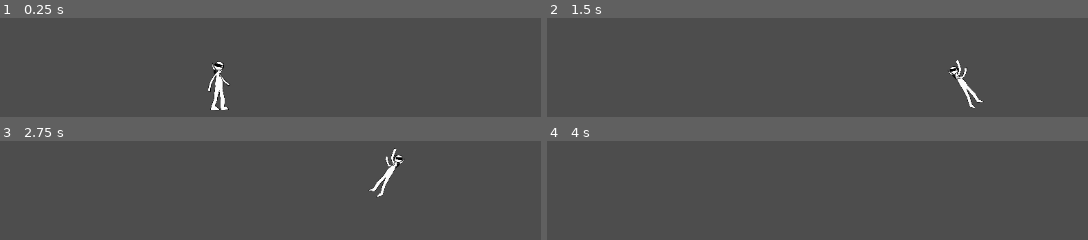
Above: before the commit, frames 1-4 (two rows, left to right).
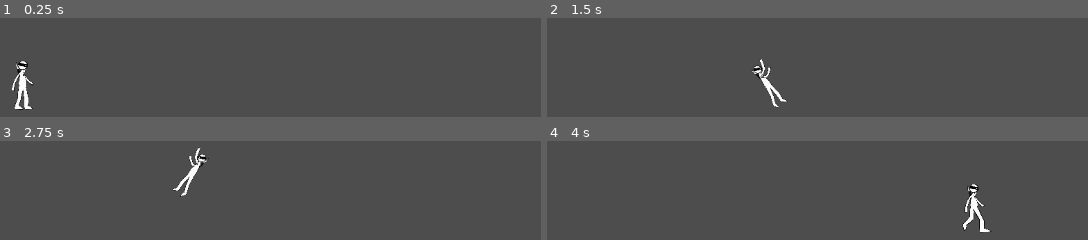
Above: after the commit, the same moments.

Repository: TheMenti/brushman
Game: Godot game, scene res://scenes/game.tscn
Two runs of this game, one before a commit and one after it. Both use one fixed random seed, a clock stepped at 60 frames per second and the inputs below.
Inputs (mouse positions are in pixels of both pictures, inside the frame that each line leads up to):
- Up to frame 1 (0.25 s): no input
- Up to frame 2 (1.5 s): tap Enter at 0.5 s; move the mouse to (866, 33) at 0.52 s; press the mouse at (866, 33) at 0.53 s; hold Right (move_right) from 0.53 s (still down); tap Space (jump) at 0.77, 0.8, 1.07, 1.35 s; move the mouse to (outside the picture) at 1.27 s; release the mouse at (outside the picture) at 1.28 s
- Up to frame 3 (2.75 s): tap Space (jump) at 1.52, 1.82, 2.3 s; click (outside the picture) at 1.55 s; move the mouse to (outside the picture) at 2.02 s; release Right (move_right) at 2.03 s; press the mouse at (outside the picture) at 2.03 s; hold Left (move_left) from 2.03 s (still down)
- Up to frame 4 (4 s): move the mouse to (outside the picture) at 2.77 s; release Left (move_left) at 2.78 s; release the mouse at (outside the picture) at 2.78 s; hold Right (move_right) from 2.78 s (still down); click (outside the picture) at 2.85 s; tap Space (jump) at 3.02, 3.32 s; move the mouse to (outside the picture) at 3.52 s; hold Space (jump) from 3.53 s (still down)

The runs differ from the first frame. In frame 1, 1.8% of the frame differs, in the area x 2-43%, y 43-93%; in frame 2, 1.4%; in frame 3, 1.4%; in frame 4, 0.9%.

Commit message:
Added hitting mechanic based on entity faction

Diff:
--- a/brushman/scenes/game.tscn
+++ b/brushman/scenes/game.tscn
@@ -2,9 +2,11 @@
 
 [ext_resource type="Script" uid="uid://dqe1o8gtmhpc5" path="res://scripts/stats.gd" id="1_dinhu"]
 [ext_resource type="PackedScene" uid="uid://dx6sjq6wj7efm" path="res://scenes/player.tscn" id="1_uwrxv"]
-[ext_resource type="Script" uid="uid://dj7bg4bqfc1h1" path="res://scripts/player.gd" id="2_yqjtg"]
 
 [sub_resource type="WorldBoundaryShape2D" id="WorldBoundaryShape2D_uwrxv"]
+
+[sub_resource type="CircleShape2D" id="CircleShape2D_yqjtg"]
+radius = 40.0
 
 [sub_resource type="Resource" id="Resource_lnu2h"]
 script = ExtResource("1_dinhu")
@@ -14,6 +16,7 @@
 metadata/_custom_type_script = "uid://dqe1o8gtmhpc5"
 
 [node name="Game" type="Node2D" unique_id=595699884]
+position = Vector2(-19, 105)
 
 [node name="StaticBody2D" type="StaticBody2D" parent="." unique_id=1759053786]
 
@@ -25,6 +28,6 @@
 position = Vector2(597, -433)
 
 [node name="Player" parent="." unique_id=893161433 instance=ExtResource("1_uwrxv")]
-position = Vector2(414, -379)
-script = ExtResource("2_yqjtg")
+position = Vector2(430, -398)
+hitbox_shape = SubResource("CircleShape2D_yqjtg")
 stats = SubResource("Resource_lnu2h")
--- a/brushman/scenes/player.tscn
+++ b/brushman/scenes/player.tscn
@@ -1,6 +1,6 @@
 [gd_scene format=3 uid="uid://dx6sjq6wj7efm"]
 
-[ext_resource type="Script" uid="uid://dqe1o8gtmhpc5" path="res://scripts/stats.gd" id="1_3v2ag"]
+[ext_resource type="Script" uid="uid://dj7bg4bqfc1h1" path="res://scripts/player.gd" id="1_d2wvv"]
 [ext_resource type="Texture2D" uid="uid://211niqufs58i" path="res://sprites/Static.png" id="2_smehm"]
 [ext_resource type="Texture2D" uid="uid://ciwpy2nrflh13" path="res://sprites/Walking/1.png" id="3_fjrip"]
 [ext_resource type="Texture2D" uid="uid://613m0f8ydhck" path="res://sprites/jumping/5.png" id="4_jej6c"]
@@ -11,80 +11,6 @@
 [ext_resource type="Texture2D" uid="uid://v8x6dfctaxkb" path="res://sprites/Walking/3.png" id="5_ur7pv"]
 [ext_resource type="Texture2D" uid="uid://dbhqbbi83inwf" path="res://sprites/Walking/4.png" id="6_y4r1p"]
 [ext_resource type="Texture2D" uid="uid://dj2j5gvesgdpy" path="res://sprites/Walking/5.png" id="7_d2wvv"]
-
-[sub_resource type="GDScript" id="GDScript_jej6c"]
-script/source = "extends CharacterBody2D
-@onready var _animated_sprite = $player_animated_sprites
-const attack_hitbox = preload(\"res://scripts/hitbox.gd\")
-@export var stats : Stats
-
-#const Movement = preload(\"movemente.gd\")
-@onready var SPEED = stats.speed
-const JUMP_VELOCITY = -300.0
-
-func play_anim(name: String) -> void:
-	if _animated_sprite.animation != name:
-		_animated_sprite.play(name)
-
-func _physics_process(delta: float) -> void:
-
-	# Gravità
-	if not is_on_floor():
-		velocity += get_gravity() * delta
-
-
-
-	# Salto
-	if Input.is_action_just_pressed(\"jump\") and is_on_floor():
-		velocity.y = JUMP_VELOCITY
-		play_anim(\"jumping\")
-
-
-	elif Input.is_action_pressed(\"jump\") and not is_on_floor():
-		velocity.y += delta * JUMP_VELOCITY - 3
-		if velocity.y > 0:
-			play_anim(\"falling\")
-		else:
-			play_anim(\"jumping\")
-
-	# Movimento orizzontale
-	var direction := Input.get_axis(\"move_left\", \"move_right\")
-
-	if direction:
-		velocity.x = direction * SPEED
-		_animated_sprite.flip_h = direction < 0
-		if is_on_floor():
-			play_anim(\"walking\")
-	else:
-		velocity.x = move_toward(velocity.x, 0, SPEED)
-		if is_on_floor():
-			play_anim(\"default\")
-
-	# Animazione in aria
-	if not is_on_floor():
-		if velocity.y > 0:
-			play_anim(\"falling\")
-		else:
-			play_anim(\"jumping\")
-
-
-	move_and_slide()
-
-func attack():
-	if Input.is_action_pressed(\"brush_attack\"):
-		#attack_hitbox.new()
-		pass
-
-
-"
-
-[sub_resource type="Resource" id="Resource_d2wvv"]
-resource_local_to_scene = true
-script = ExtResource("1_3v2ag")
-base_health = 5.0
-base_damage = 1.0
-speed = 300.0
-metadata/_custom_type_script = "uid://dqe1o8gtmhpc5"
 
 [sub_resource type="SpriteFrames" id="SpriteFrames_g2els"]
 animations = [{
@@ -143,20 +69,19 @@
 }]
 
 [sub_resource type="CapsuleShape2D" id="CapsuleShape2D_3v2ag"]
-height = 68.0
+radius = 13.0
+height = 78.0
 
 [node name="Player" type="CharacterBody2D" unique_id=893161433]
-position = Vector2(4, 42)
-script = SubResource("GDScript_jej6c")
-stats = SubResource("Resource_d2wvv")
+position = Vector2(46, 46)
+script = ExtResource("1_d2wvv")
 metadata/_edit_group_ = true
 
 [node name="player_animated_sprites" type="AnimatedSprite2D" parent="." unique_id=695863480]
-position = Vector2(296.99997, 368.00003)
+position = Vector2(-2, 1)
 scale = Vector2(0.03617961, 0.029981371)
 sprite_frames = SubResource("SpriteFrames_g2els")
-animation = &"falling"
 
-[node name="CollisionShape2D" type="CollisionShape2D" parent="." unique_id=1732113809]
-position = Vector2(293, 369)
+[node name="player_hitbox" type="CollisionShape2D" parent="." unique_id=1732113809]
+position = Vector2(-5, -2)
 shape = SubResource("CapsuleShape2D_3v2ag")
--- a/brushman/scripts/hitbox.gd
+++ b/brushman/scripts/hitbox.gd
@@ -26,7 +26,7 @@
 
 	set_collision_layer_value(1, false)
 	set_collision_mask_value(1, false)
-	match attacker_stats.faction:
+	match attacker_stats.Faction:
 		Stats.Faction.PLAYER:
 				set_collision_mask_value(1, true)
 		Stats.Faction.ENEMY:
@@ -34,4 +34,6 @@
 
 
 func _on_area_entered(area: Area2D) -> void:
-	pass
+	if not area.has_method("recieve_hit"):
+		return
+	area.recieve_hit(attacker_stats.base_damage)
--- a/brushman/scripts/hurtbox.gd
+++ b/brushman/scripts/hurtbox.gd
@@ -10,3 +10,6 @@
 				set_collision_mask_value(1, true)
 		Stats.Faction.ENEMY:
 				set_collision_mask_value(2, true)
+
+func recieve_hit(damage: float) -> void:
+	own_stats.health -= damage
--- a/brushman/scripts/player.gd
+++ b/brushman/scripts/player.gd
@@ -1,5 +1,6 @@
 class_name player extends CharacterBody2D
 const attack_hitbox = preload("res://scripts/hitbox.gd")
+@export var hitbox_shape: Shape2D
 @onready var _animated_sprite = $player_animated_sprites
 @export var stats:Stats
 @onready var SPEED := stats.speed
@@ -49,10 +50,9 @@
 		else:
 			play_anim("jumping")
 
-
 	move_and_slide()
 
-func attack():
-	if Input.is_action_pressed("brush_attack"):
-		#attack_hitbox.new()
-		pass
+func _input(event: InputEvent) -> void:
+	if event.is_action_pressed("brush_attack") and not event.is_echo():
+		var hitbox = Hitbox.new(stats, 0.5, hitbox_shape)
+		add_child(hitbox)
--- a/brushman/scripts/stats.gd
+++ b/brushman/scripts/stats.gd
@@ -6,5 +6,5 @@
 }
 @export var base_health:float
 @export var base_damage:float
-@export var faction:Faction
+@export var faction:Faction = Faction.PLAYER
 @export var speed:float
